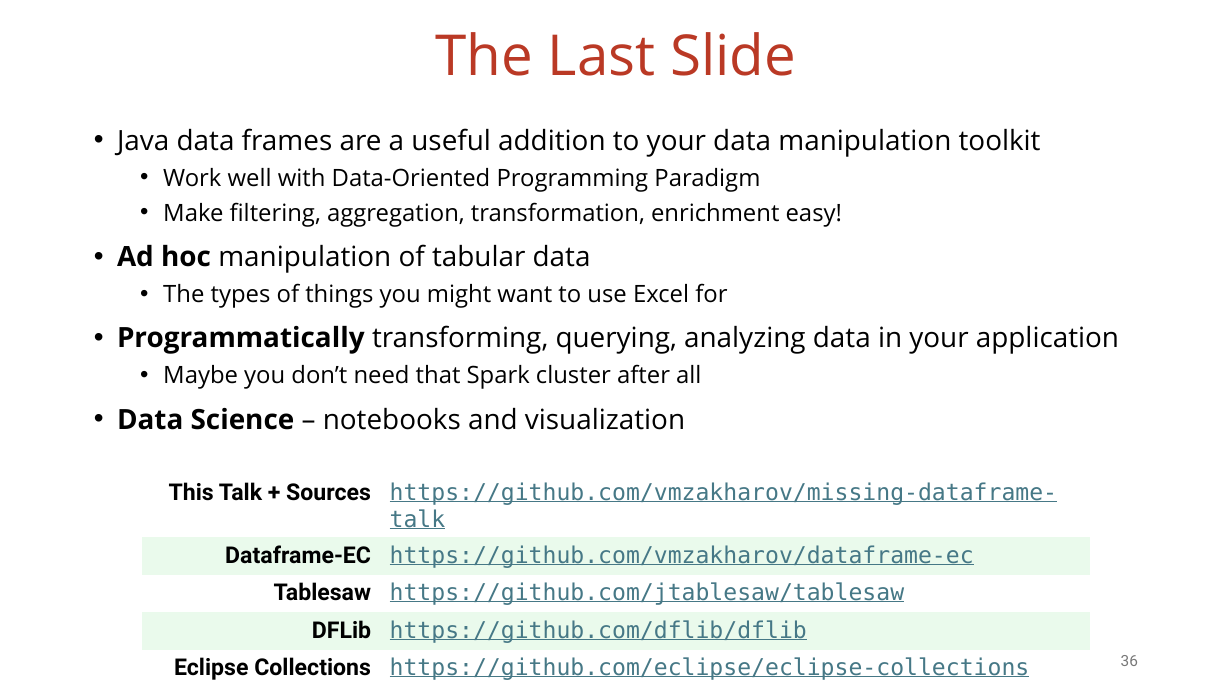
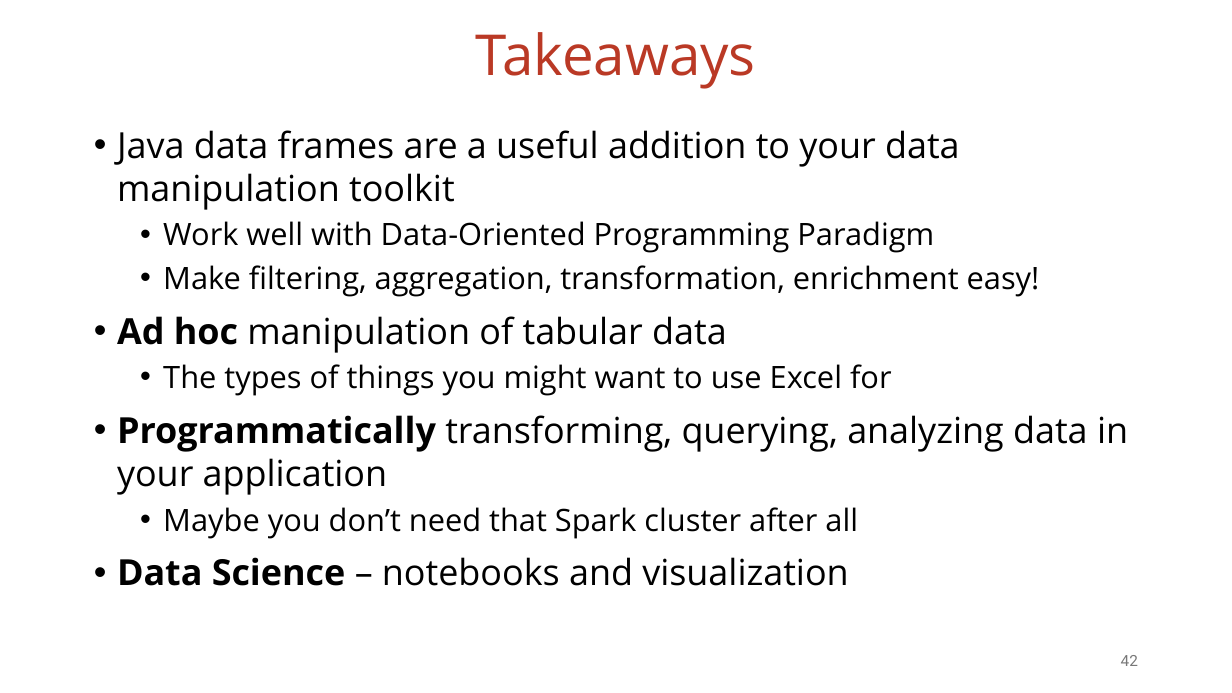
Before and after one commit to vmzakharov/missing-dataframe-talk, a slide deck: slide 42 of presentation/Missing_Dataframe_Long.pptx (slide 36 before the commit). Drawn at 1232x693 pixels with LibreOffice and Linux fonts; fonts in the diff are those of the drawing. Boxes give left, top, right and bottom in pixels: in the first picture for what was removed or moved away, otherwise in the second. Text is boxed around its words. In the diff, an @@ line names an element or a change of style, - is before the commit and + after.

Commit message:
updates slides

```diff
--- a/presentation/Missing_Dataframe_Long.pptx
+++ b/presentation/Missing_Dataframe_Long.pptx
@@ title at bbox=[476, 32, 756, 89]: text changed @@
-The Last Slide
+Takeaways
@@ text "Java data frames are a ..." at bbox=[117, 130, 1128, 586]: size 21.7 to 28 pt in "Java data frames are a useful addition ...", "Ad hoc manipulation of tabular data", "Programmatically transforming, querying, analyzing data in y ...", "Data Science – notebooks and visualization"; size 18.6 to 24 pt in "Work well with Data-Oriented Programming Paradigm", "Make filtering, aggregation, transformation, enrichment easy ...", "The types of things you might want ...", "Maybe you don’t need that Spark cluster ..." @@
@@ table removed at bbox=[142, 474, 1091, 684], 5 rows, 2 columns @@
-This Talk + Sources | https://github.com/vmzakharov/missing-dataframe-talk
-Dataframe-EC | https://github.com/vmzakharov/dataframe-ec
-Tablesaw | https://github.com/jtablesaw/tablesaw
-DFLib | https://github.com/dflib/dflib
-Eclipse Collections | https://github.com/eclipse/eclipse-collections
@@ page number at bbox=[1121, 655, 1138, 666]: text changed @@
-36
+42
```
Also in this commit, not shown: 2 other slides changed, 7 slides added, 1 other file.
